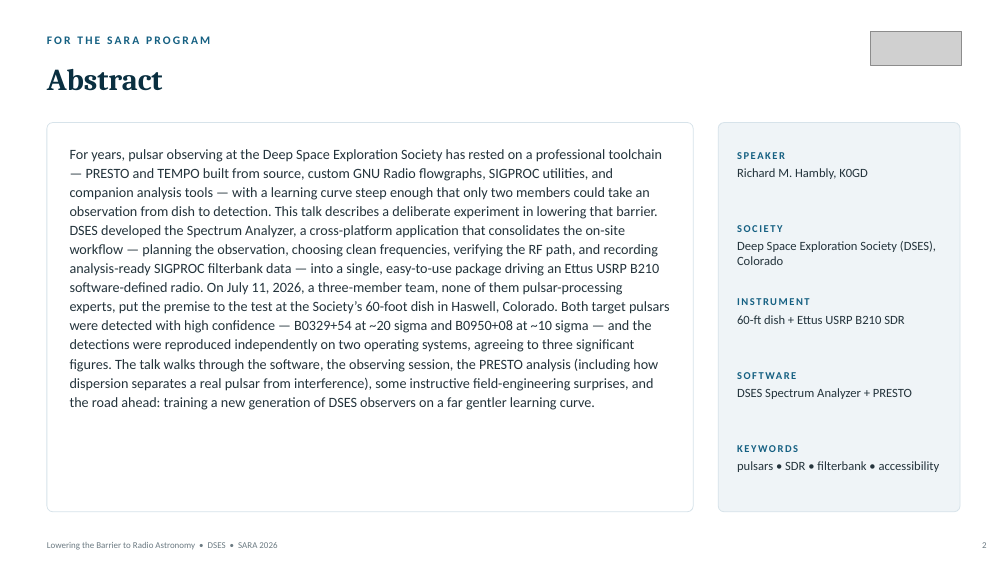
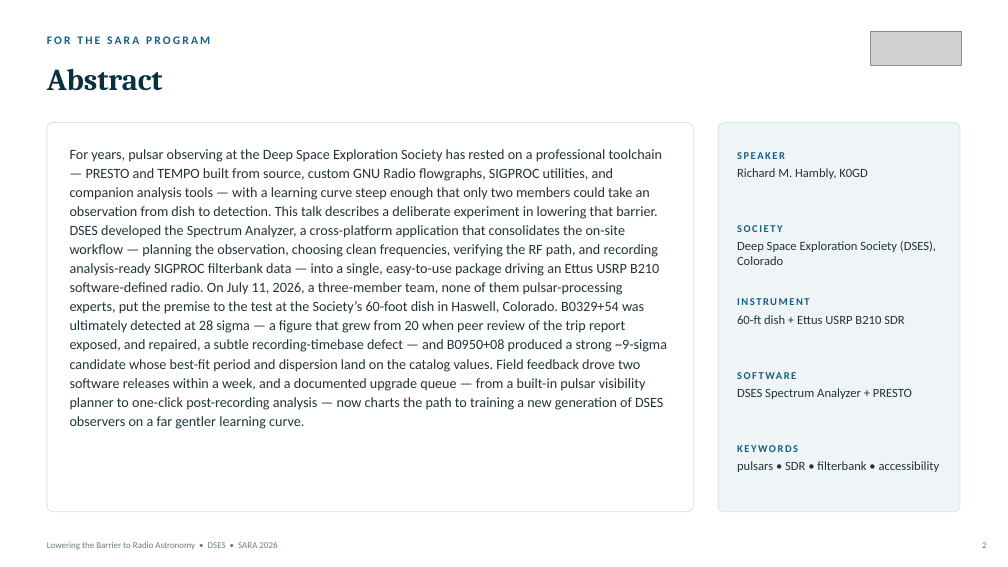
Before and after one commit to K0GD/dses-workbench, a slide deck: slide 2 of reports/sara-2026/Lowering_the_Barrier_to_Radio_Astronomy_SARA_2026.pptx. Drawn at 1008x567 pixels with LibreOffice and Linux fonts; fonts in the diff are those of the drawing; grey boxes stand for pictures. Boxes give left, top, right and bottom in pixels: in the first picture for what was removed or moved away, otherwise in the second. Text is boxed around its words. In the diff, an @@ line names an element or a change of style, - is before the commit and + after.

```diff
--- a/reports/sara-2026/Lowering_the_Barrier_to_Radio_Astronomy_SARA_2026.pptx
+++ b/reports/sara-2026/Lowering_the_Barrier_to_Radio_Astronomy_SARA_2026.pptx
@@ text at (70,149,667,429): text changed @@
-For years, pulsar observing at the Deep Space Exploration Society has rested on a professional toolchain — PRESTO and TEMPO built from source, custom GNU Radio flowgraphs, SIGPROC utilities, and companion analysis tools — with a learning curve steep enough that only two members could take an observation from dish to detection. This talk describes a deliberate experiment in lowering that barrier. DSES developed the Spectrum Analyzer, a cross-platform application that consolidates the on-site workflow — planning the observation, choosing clean frequencies, verifying the RF path, and recording analysis-ready SIGPROC filterbank data — into a single, easy-to-use package driving an Ettus USRP B210 software-defined radio. On July 11, 2026, a three-member team, none of them pulsar-processing experts, put the premise to the test at the Society’s 60-foot dish in Haswell, Colorado. Both target pulsars were detected with high confidence — B0329+54 at ~20 sigma and B0950+08 at ~10 sigma — and the detections were reproduced independently on two operating systems, agreeing to three significant figures. The talk walks through the software, the observing session, the PRESTO analysis (including how dispersion separates a real pulsar from interference), some instructive field-engineering surprises, and the road ahead: training a new generation of DSES observers on a far gentler learning curve.
+For years, pulsar observing at the Deep Space Exploration Society has rested on a professional toolchain — PRESTO and TEMPO built from source, custom GNU Radio flowgraphs, SIGPROC utilities, and companion analysis tools — with a learning curve steep enough that only two members could take an observation from dish to detection. This talk describes a deliberate experiment in lowering that barrier. DSES developed the Spectrum Analyzer, a cross-platform application that consolidates the on-site workflow — planning the observation, choosing clean frequencies, verifying the RF path, and recording analysis-ready SIGPROC filterbank data — into a single, easy-to-use package driving an Ettus USRP B210 software-defined radio. On July 11, 2026, a three-member team, none of them pulsar-processing experts, put the premise to the test at the Society’s 60-foot dish in Haswell, Colorado. B0329+54 was ultimately detected at 28 sigma — a figure that grew from 20 when peer review of the trip report exposed, and repaired, a subtle recording-timebase defect — and B0950+08 produced a strong ~9-sigma candidate whose best-fit period and dispersion land on the catalog values. Field feedback drove two software releases within a week, and a documented upgrade queue — from a built-in pulsar visibility planner to one-click post-recording analysis — now charts the path to training a new generation of DSES observers on a far gentler learning curve.
```
Also in this commit, not shown: 7 other slides changed, 3 slides added, 1 slide removed, 3 other files.
